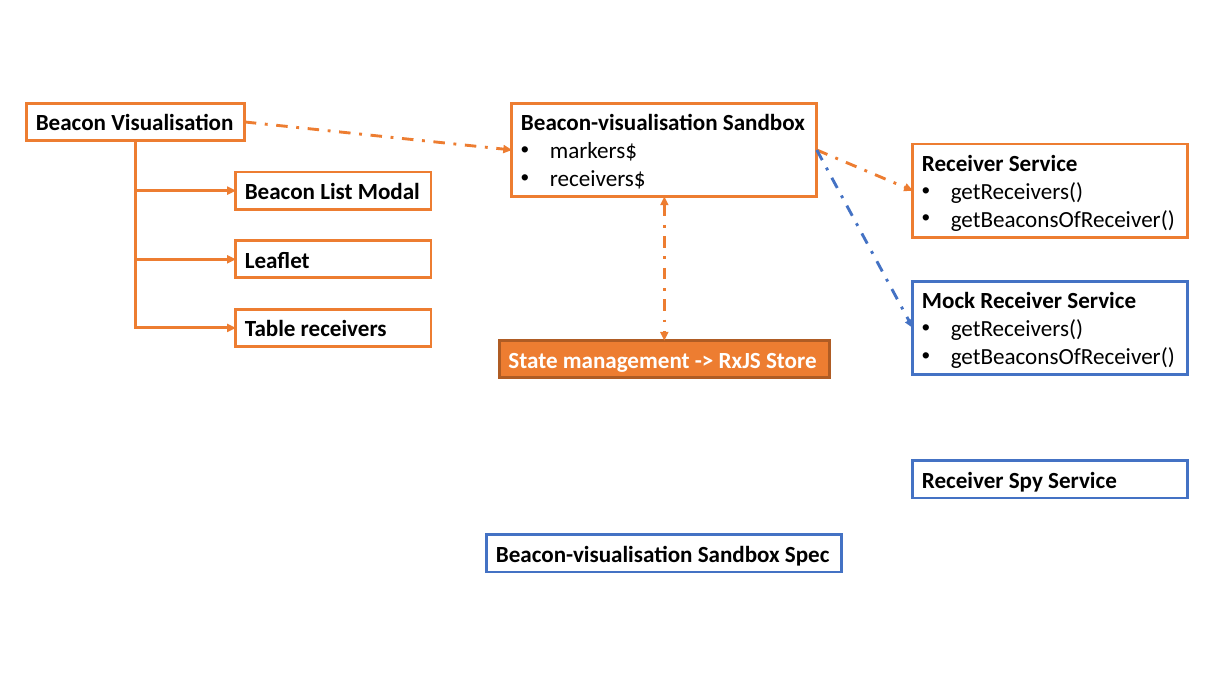
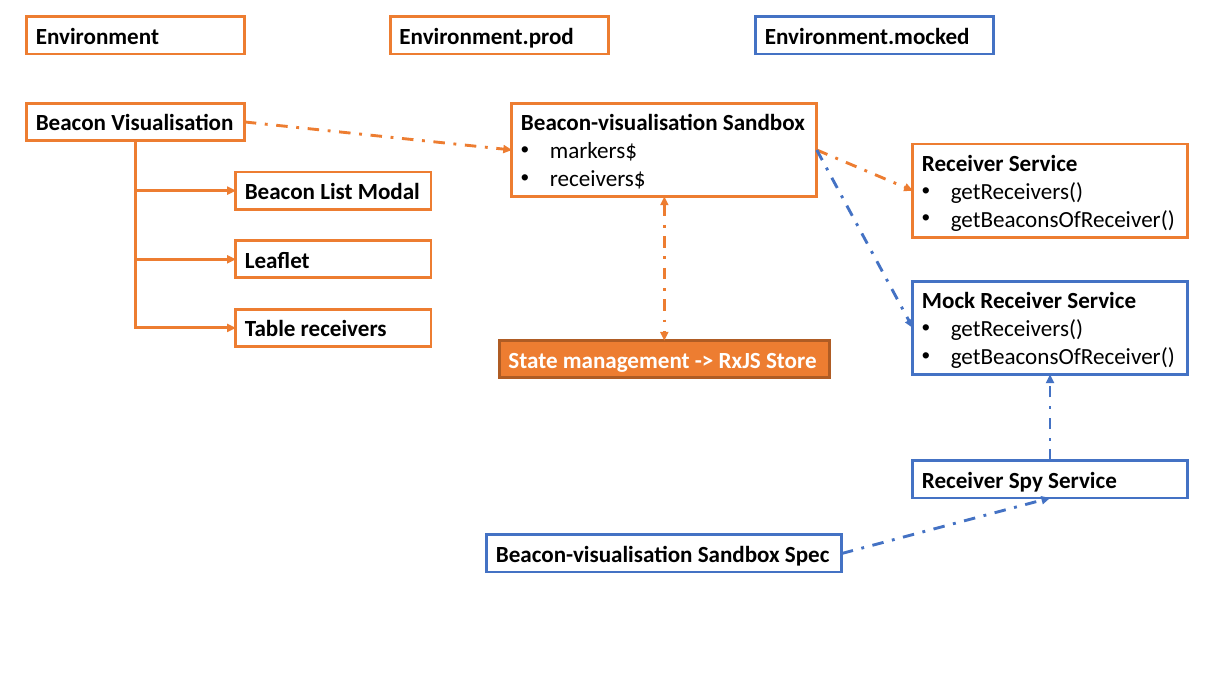
Before and after one commit to inesvanstappen/Presentation-Mocked-Env, a slide deck: slide 4 of img/layout beacon positioning .pptx (slide 3 before the commit). Drawn at 1232x693 pixels with LibreOffice and Linux fonts; fonts in the diff are those of the drawing. Boxes give left, top, right and bottom in pixels: in the first picture for what was removed or moved away, otherwise in the second. Text is boxed around its words. In the diff, an @@ line names an element or a change of style, - is before the commit and + after.

```diff
--- a/img/layout beacon positioning .pptx
+++ b/img/layout beacon positioning .pptx
@@ group added at [27,17,1050,554]: 3 rectangles, 2 arrows @@
+Environment
+Environment.prod
+Environment.mocked
```
Also in this commit, not shown: 1 other slide changed, 1 slide added, 3 other files.
